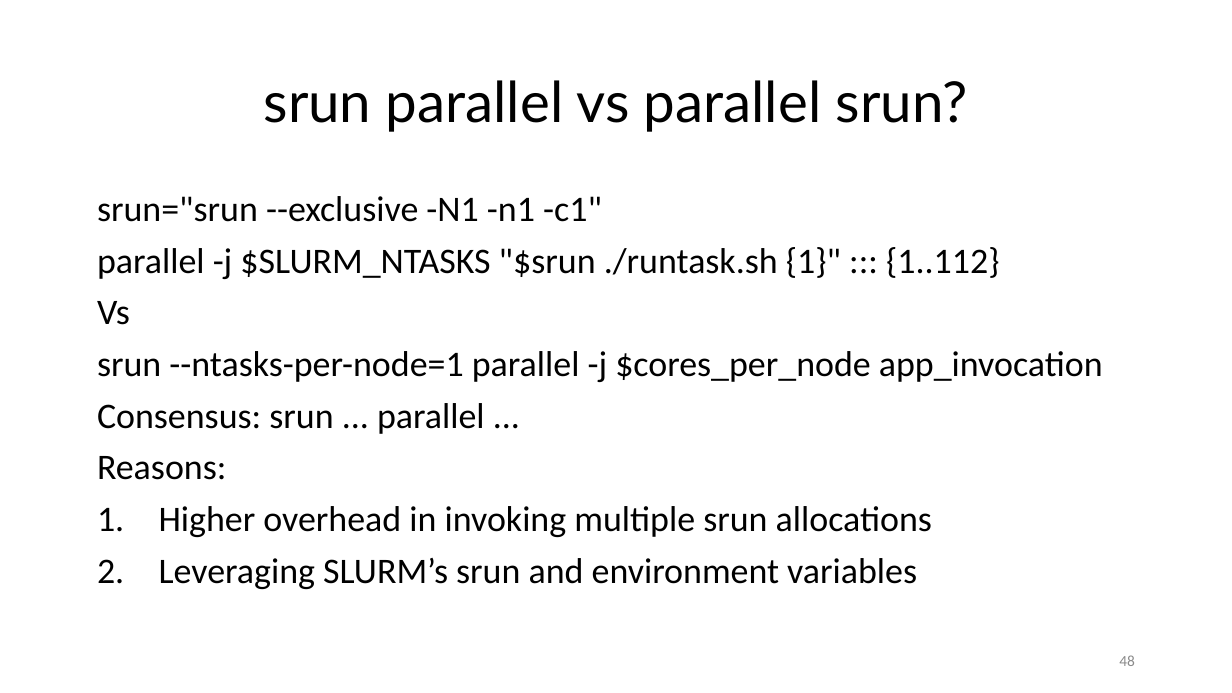
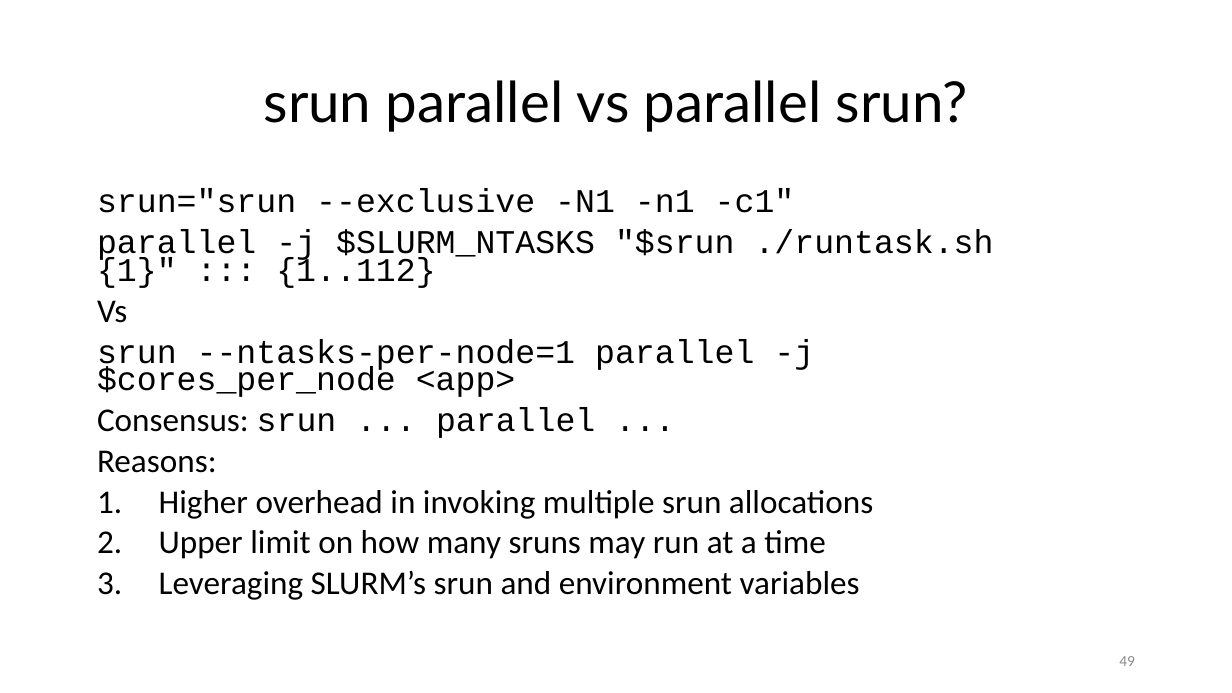
Before and after one commit to ketancmaheshwari/pearc24tut, a slide deck: slide 49 of gnu-parallel-tutorial.pptx (slide 48 before the commit). Drawn at 1232x693 pixels with LibreOffice and Linux fonts; fonts in the diff are those of the drawing. Boxes give left, top, right and bottom in pixels: in the first picture for what was removed or moved away, otherwise in the second. Text is boxed around its words. In the diff, an @@ line names an element or a change of style, - is before the commit and + after.

```diff
--- a/gnu-parallel-tutorial.pptx
+++ b/gnu-parallel-tutorial.pptx
@@ text at <box>97,188,994,600</box>: size 21 to 19.4 pt in "srun="srun --exclusive -N1 -n1 -c1"", "parallel -j $SLURM_NTASKS "$srun ./runtask.sh {1}" ::: ...", "Vs", "Consensus: srun ... parallel ..." and 3 more places; font Calibri to Courier New in "srun="srun --exclusive -N1 -n1 -c1"", "parallel -j $SLURM_NTASKS "$srun ./runtask.sh {1}" ::: ...", "srun ... parallel ..."; line spacing 0.9 to 0.7 @@
@@ text at <box>97,339,814,397</box>: text changed; size 21 to 19.4 pt; font Calibri to Courier New @@
-srun --ntasks-per-node=1 parallel -j $cores_per_node app_invocation
+srun --ntasks-per-node=1 parallel -j $cores_per_node <app>
@@ text at <box>159,530,826,559</box>: paragraph added @@
+2. Upper limit on how many sruns may run at a time
@@ page number at <box>1119,656,1135,666</box>: text changed @@
-48
+49
```
Also in this commit, not shown: 16 other slides changed, 2 slides added, 1 slide removed.
